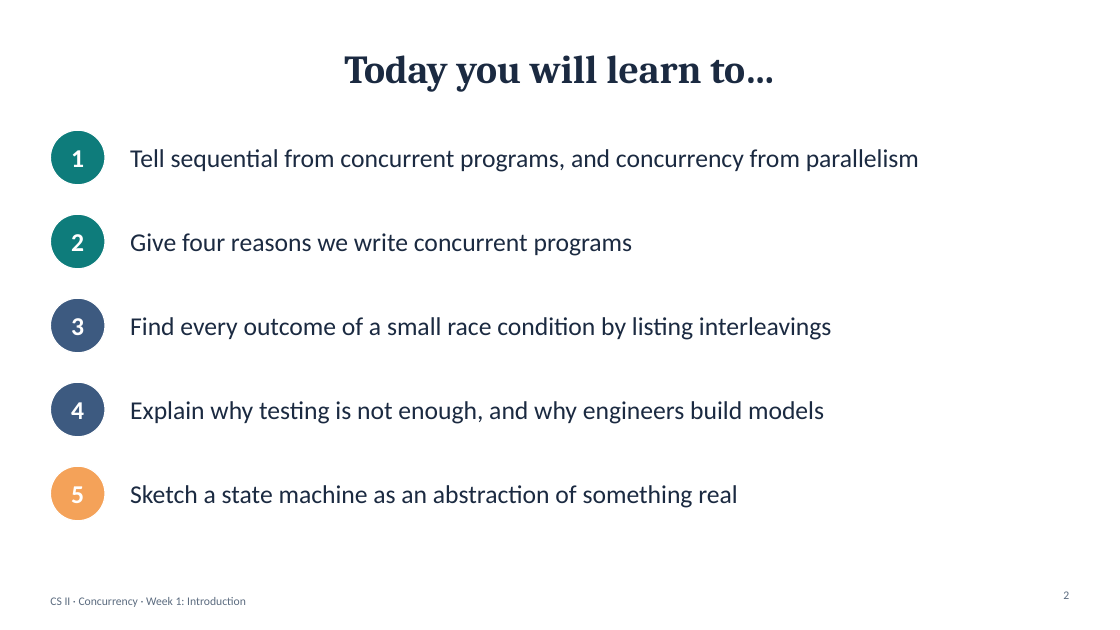
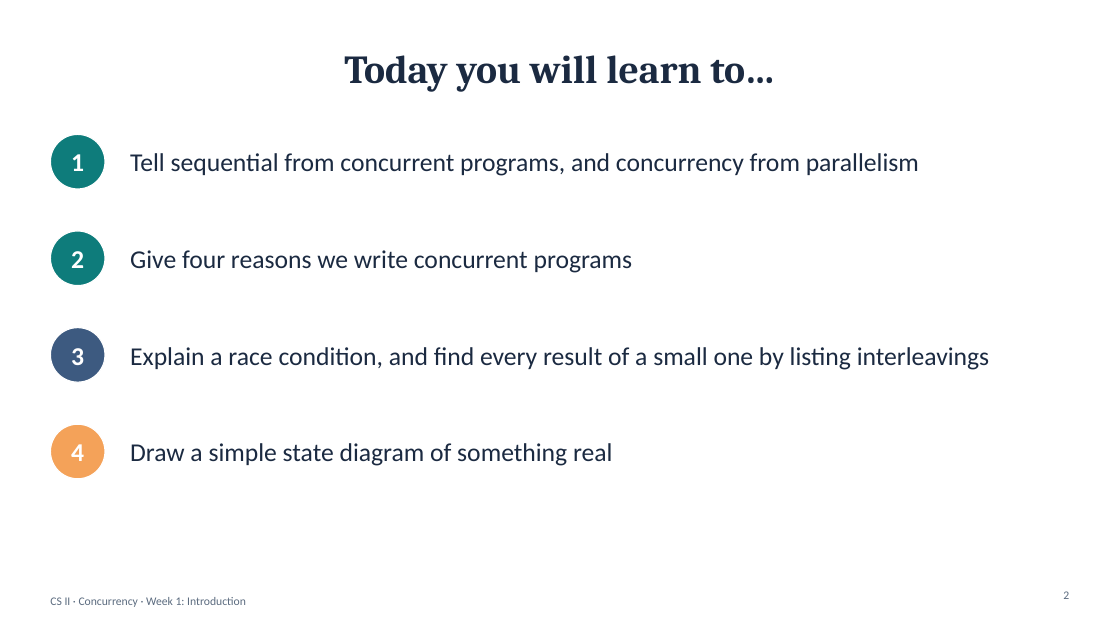
Before and after one commit to Beb200/okbu-progarming-nootbook, a slide deck: slide 2 of concurrency/course/week1-introduction/week1-slides.pptx. Drawn at 1120x630 pixels with LibreOffice and Linux fonts; fonts in the diff are those of the drawing. Boxes give left, top, right and bottom in pixels: in the first picture for what was removed or moved away, otherwise in the second. Text is boxed around its words. In the diff, an @@ line names an element or a change of style, - is before the commit and + after.

Commit message:
Update concurrency materials: Weeks 1 and 2 (100-minute in-class version)
Week 1 revised and Week 2 added under concurrency/course/: talk slides,
tutorial handouts, in-class exercises (Maven starter projects), optional
challenge projects, and the Week 2 demos. FSP/LTSA removed in favour of
hand-drawn state diagrams.

```diff
--- a/concurrency/course/week1-introduction/week1-slides.pptx
+++ b/concurrency/course/week1-introduction/week1-slides.pptx
@@ 2 texts, 1 ellipse: place and size @@
-2 texts, 1 ellipse at bbox=[50, 130, 919, 185]
+2 texts, 1 ellipse at bbox=[50, 134, 919, 189]
@@ 2 texts, 1 ellipse: place and size @@
-2 texts, 1 ellipse at bbox=[50, 214, 633, 269]
+2 texts, 1 ellipse at bbox=[50, 231, 633, 286]
@@ text "3": place and size @@
-text "3" at bbox=[71, 318, 84, 335]
+text "3" at bbox=[71, 348, 84, 365]
@@ ellipse: place and size @@
-ellipse at bbox=[50, 298, 105, 353]
+ellipse at bbox=[50, 328, 105, 382]
@@ text at bbox=[130, 347, 990, 370]: text changed @@
-Find every outcome of a small race condition by listing interleavings
+Explain a race condition, and find every result of a small one by listing interleavings
@@ text removed at bbox=[130, 401, 824, 424] @@
-Explain why testing is not enough, and why engineers build models
@@ text "4": place and size @@
-text "4" at bbox=[71, 402, 84, 419]
+text "4" at bbox=[71, 444, 84, 461]
@@ ellipse: place and size @@
-ellipse at bbox=[50, 382, 105, 437]
+ellipse at bbox=[50, 424, 105, 479]
@@ ellipse at bbox=[50, 424, 105, 479]: fill #3D5A80 to #F4A259 @@
@@ text at bbox=[130, 443, 612, 466]: text changed @@
-Sketch a state machine as an abstraction of something real
+Draw a simple state diagram of something real
@@ ellipse removed at bbox=[50, 466, 105, 521] @@
@@ text removed at bbox=[71, 486, 84, 503] @@
-5
```
Also in this commit, not shown: 3 other slides changed, 2 slides added, 12 slides removed, 32 other files.
